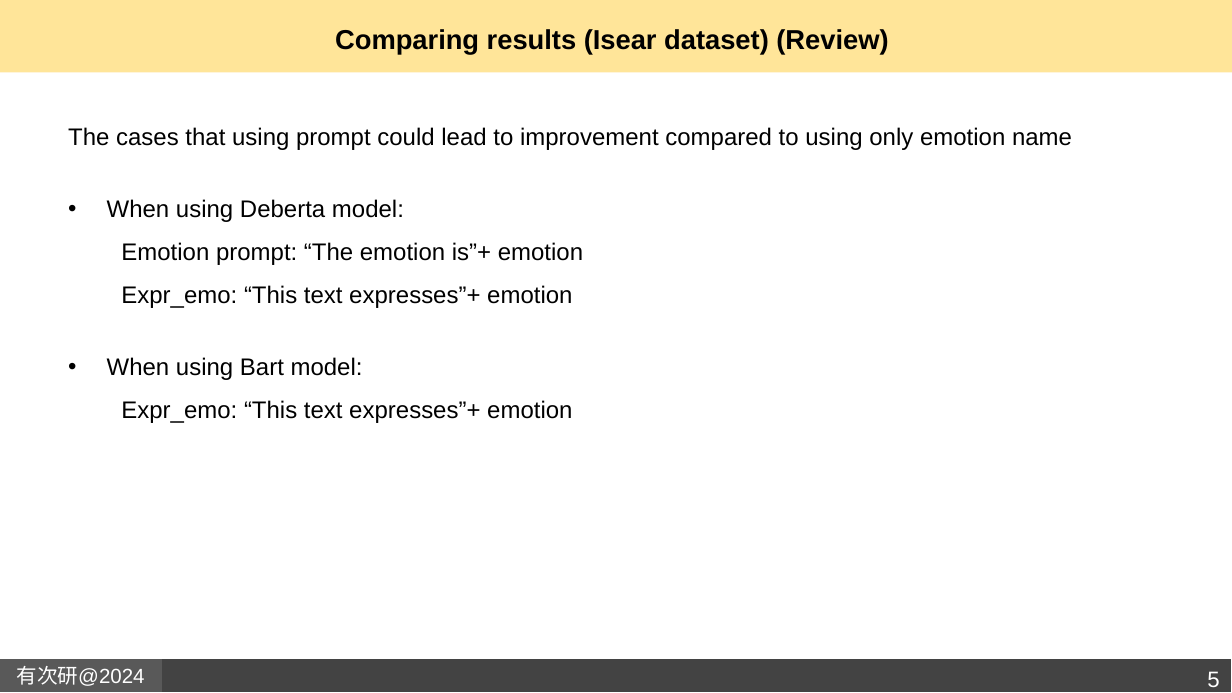
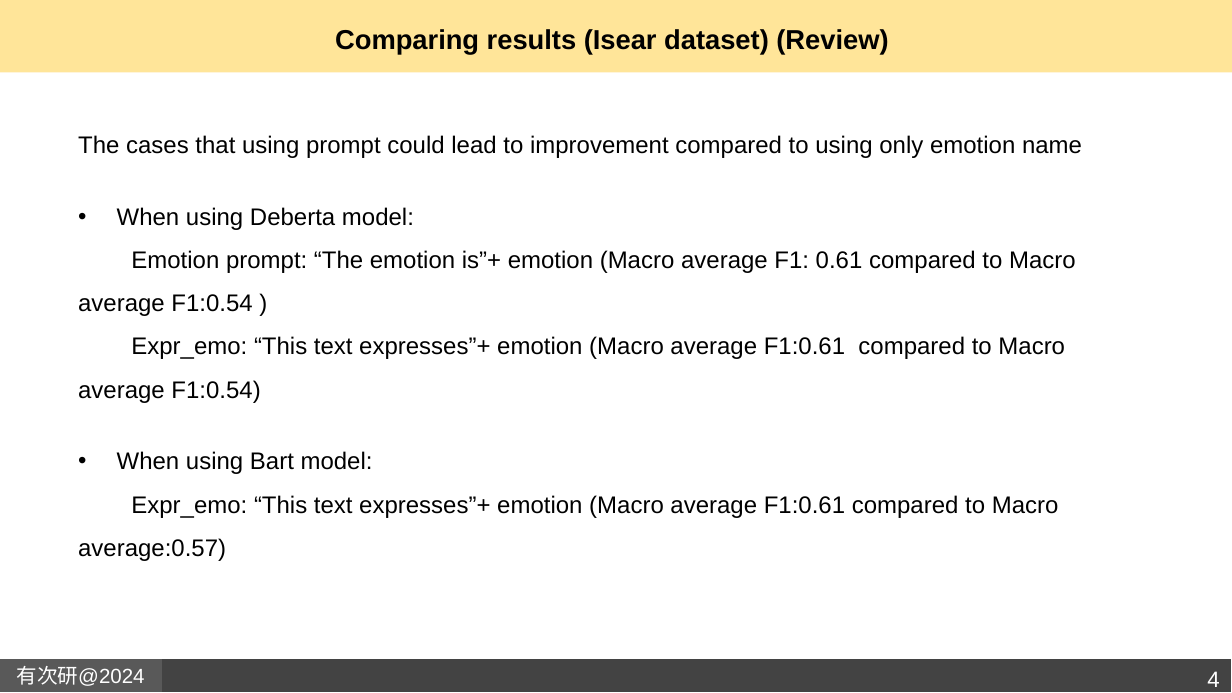
Before and after one commit to Gita1996/Emotion-classification-in-text, a slide deck: slide 4 of emotion classification_report_anaysis_synonyms.pptx (slide 5 before the commit). Drawn at 1232x693 pixels with LibreOffice and Linux fonts; fonts in the diff are those of the drawing; background and template pictures are left out. Boxes give left, top, right and bottom in pixels: in the first picture for what was removed or moved away, otherwise in the second. Text is boxed around its words. In the diff, an @@ line names an element or a change of style, - is before the commit and + after.

```diff
--- a/emotion classification_report_anaysis_synonyms.pptx
+++ b/emotion classification_report_anaysis_synonyms.pptx
@@ text "The cases that using prompt ...": place and size @@
-text "The cases that using prompt ..." at box(68, 127, 1072, 423)
+text "The cases that using prompt ..." at box(78, 135, 1082, 561)
@@ text at box(78, 250, 1076, 403): text changed @@
-        Emotion prompt: “The emotion is”+ emotion
-        Expr_emo: “This text expresses”+ emotion
+        Emotion prompt: “The emotion is”+ emotion (Macro average F1: 0.61 compared to Macro average F1:0.54 )
+        Expr_emo: “This text expresses”+ emotion (Macro average F1:0.61 compared to Macro average F1:0.54)
@@ text at box(78, 495, 1059, 561): text changed @@
-      Expr_emo: “This text expresses”+ emotion
+      Expr_emo: “This text expresses”+ emotion (Macro average F1:0.61 compared to Macro average:0.57)
@@ page number at box(1207, 671, 1219, 687): text changed @@
-5
+4
```
Also in this commit, not shown: 5 other slides changed, 2 slides added, 4 slides removed.
